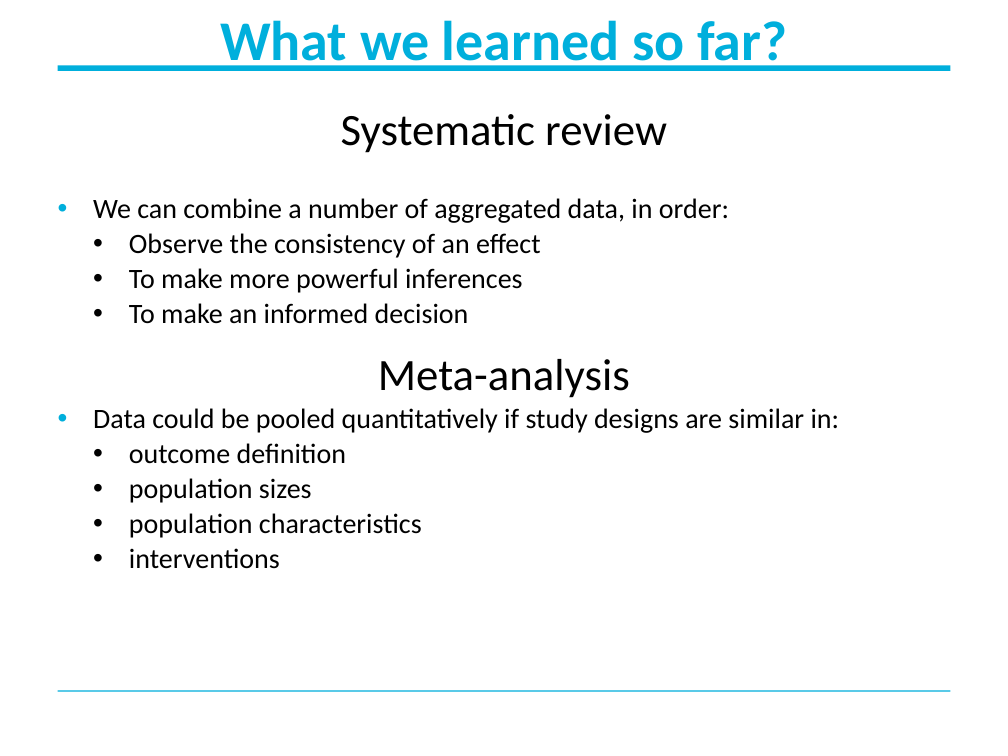
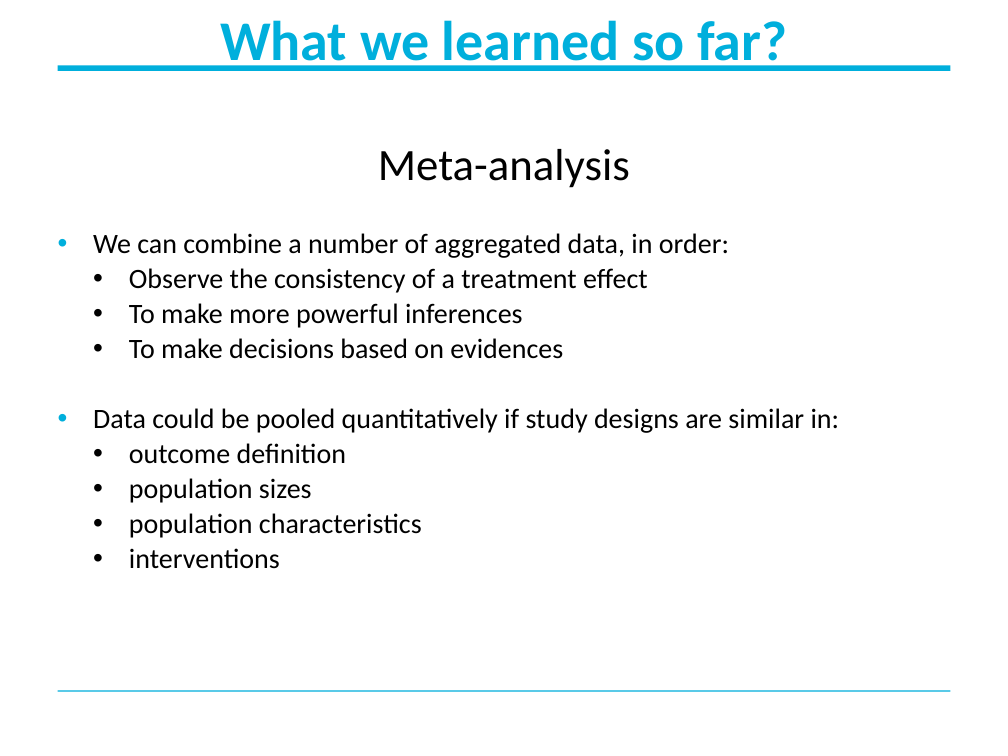
Before and after one commit to Fideborios/meta-analysis, a slide deck: slide 2 of Meta-reg_SA_Heterogeneity.pptx. Drawn at 1008x756 pixels with LibreOffice and Linux fonts; fonts in the diff are those of the drawing; background and template pictures are left out. Boxes give left, top, right and bottom in pixels: in the first picture for what was removed or moved away, otherwise in the second. Text is boxed around its words. In the diff, an @@ line names an element or a change of style, - is before the commit and + after.

```diff
--- a/Meta-reg_SA_Heterogeneity.pptx
+++ b/Meta-reg_SA_Heterogeneity.pptx
@@ text at (378, 149, 630, 188): text changed @@
-Systematic review
+  Meta-analysis
@@ text at (129, 268, 648, 293): text changed @@
-  • Observe the consistency of an effect
+  • Observe the consistency of a treatment effect
@@ text at (129, 338, 563, 359): text changed @@
-  • To make an informed decision
-  Meta-analysis
+  • To make decisions based on evidences
```
Also in this commit, not shown: 18 other slides changed, 4 slides added, 1 slide removed, 17 other files.
